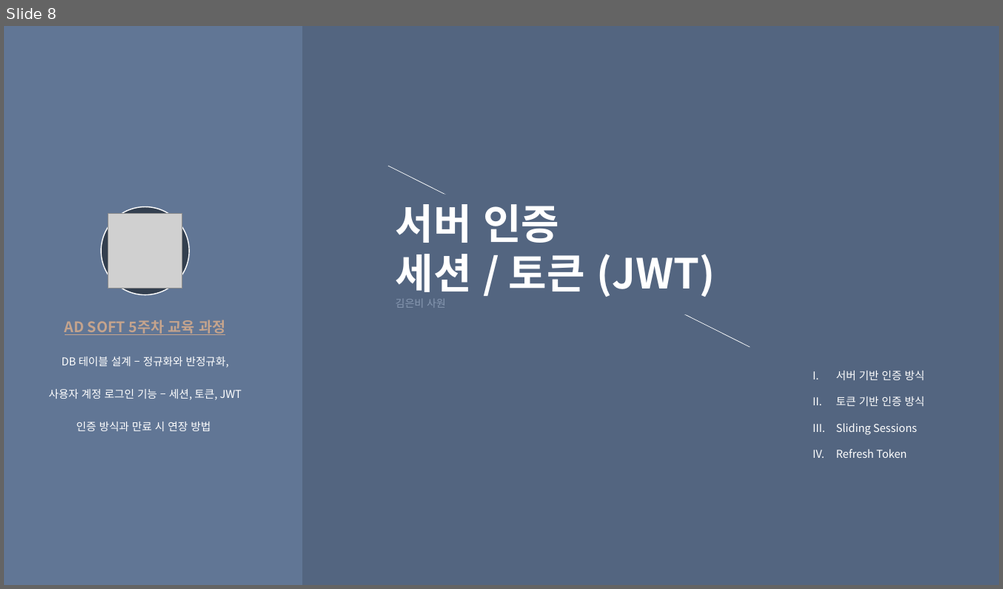
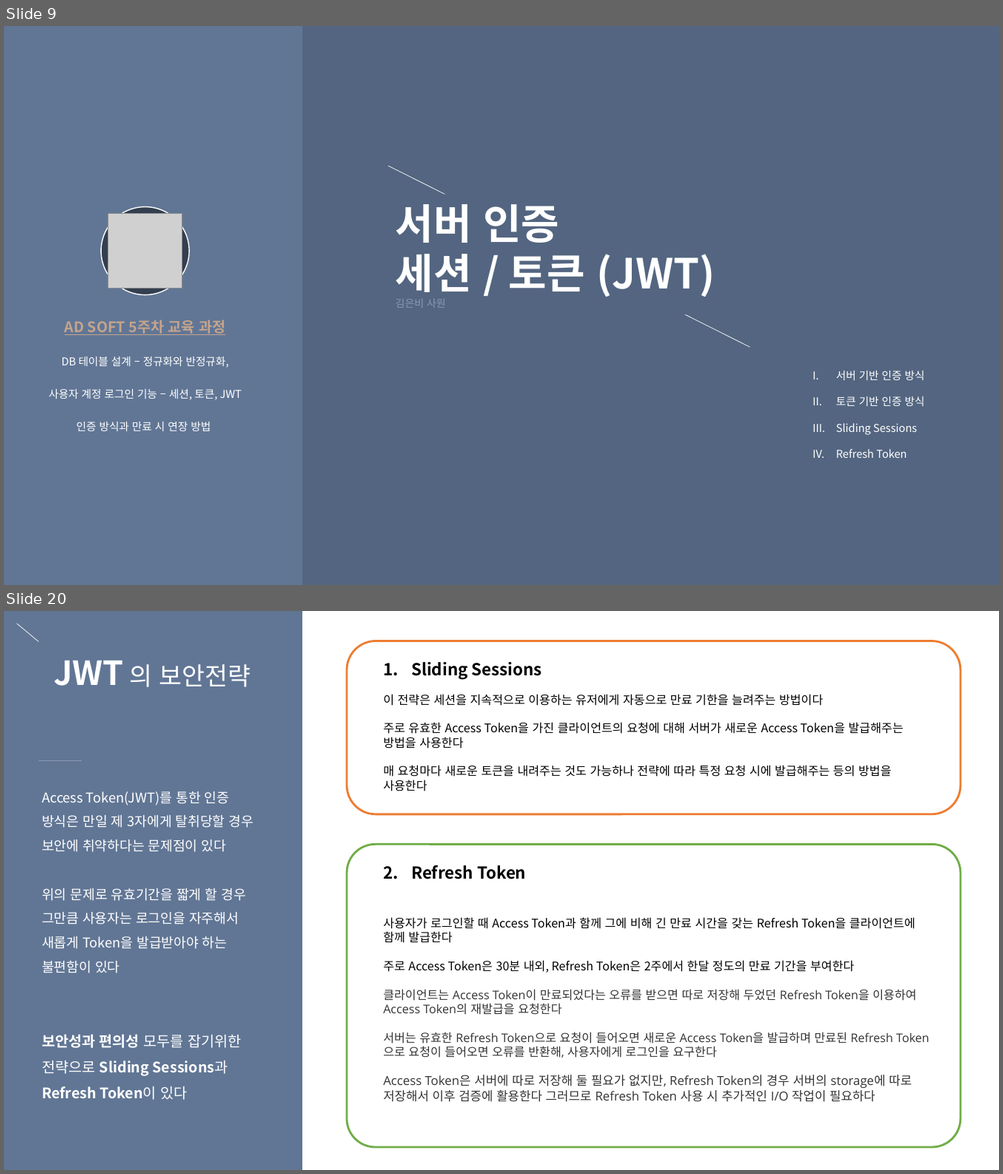
Before and after one commit to eunbee-kim/dmsql1471, a slide deck: 교육/5주차_DB정규화_반정규화_서버인증_세션과쿠키.pptx. Shown one above the other, each under a label of ours: slide 8 before the commit, slides 9 and 20 after it; the slides between them are not shown. The pictures are 1003x589 and 1003x1174 pixels, drawn with LibreOffice and Linux fonts; fonts in the diff are those of the drawing; grey boxes stand for pictures. Boxes give left, top, right and bottom in pixels: in the first picture for what was removed or moved away, otherwise in the second. Text is boxed around its words. In the diff, an @@ line names an element or a change of style, - is before the commit and + after.

```diff
--- a/교육/5주차_DB정규화_반정규화_서버인증_세션과쿠키.pptx
+++ b/교육/5주차_DB정규화_반정규화_서버인증_세션과쿠키.pptx
@@ slide 20 added at <box>4,611,999,1170</box>, background gradient #617695 to #536580 @@
@@ line added from (17, 624) to (38, 641), #FFFFFF 0.5 pt @@
@@ rectangle added at <box>302,611,999,1170</box>, fill #FFFFFF @@
@@ rounded rectangle added at <box>347,641,960,815</box>, outline #ED7D31 2 pt @@
@@ text added at <box>54,661,251,687</box>, 24 pt, text #FFFFFF @@
+JWT 의 보안전략
@@ text added at <box>383,662,903,792</box>, 11.5 pt, text #000000 @@
+1. Sliding Sessions
+이 전략은 세션을 지속적으로 이용하는 유저에게 자동으로 만료 기한을 늘려주는 방법이다
+주로 유효한 Access Token을 가진 클라이언트의 요청에 대해 서버가 새로운 Access Token을 발급해주는 방법을 사용한다
+매 요청마다 새로운 토큰을 내려주는 것도 가능하나 전략에 따라 특정 요청 시에 발급해주는 등의 방법을 사용한다
@@ line added from (38, 761) to (82, 761), #8899B2 0.5 pt @@
@@ text added at <box>42,792,253,1100</box>, 13 pt, text #FFFFFF @@
+Access Token(JWT)를 통한 인증 방식은 만일 제 3자에게 탈취당할 경우 보안에 취약하다는 문제점이 있다
+위의 문제로 유효기간을 짧게 할 경우 그만큼 사용자는 로그인을 자주해서 새롭게 Token을 발급받아야 하는 불편함이 있다
+보안성과 편의성 모두를 잡기위한 전략으로 Sliding Sessions과 Refresh Token이 있다
@@ rounded rectangle added at <box>347,845,960,1147</box>, outline #70AD47 2 pt @@
@@ text added at <box>383,866,916,1102</box>, 11.5 pt, text #333333 @@
+2. Refresh Token
+사용자가 로그인할 때 Access Token과 함께 그에 비해 긴 만료 시간을 갖는 Refresh Token을 클라이언트에 함께 발급한다
+주로 Access Token은 30분 내외, Refresh Token은 2주에서 한달 정도의 만료 기간을 부여한다
+클라이언트는 Access Token이 만료되었다는 오류를 받으면 따로 저장해 두었던 Refresh Token을 이용하여 Access Token의 재발급을 요청한다
+서버는 유효한 Refresh Token으로 요청이 들어오면 새로운 Access Token을 발급하며 만료된 Refresh Token으로 요청이 들어오면 오류를 반환해, 사용자에게 로그인을 요구한다
+Access Token은 서버에 따로 저장해 둘 필요가 없지만, Refresh Token의 경우 서버의 storage에 따로 저장해서 이후 검증에 활용한다 그러므로 Refresh Token 사용 시 추가적인 I/O 작업이 필요하다
@@ what was slide 8 is now slide 9 @@
```
Also in this commit, not shown: 3 slides changed, 9 other slides added, 1 other file.
